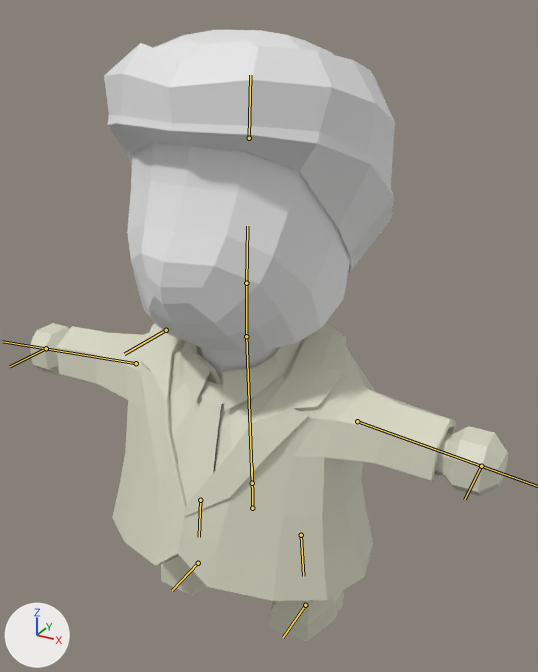
The FBX model Assets/Characters/Professor/Professor [All Action].fbx as it was, and as the next commit left it.
One viewpoint serves both versions: a 50 mm lens placed at (0.79, -1.353, 1.415), pointed at (-0.016, 0.113, 0.682). The lights are fixed; the arrows at lower left show +X, +Y and +Z. The bones that bend it are drawn over the model as lines.

Objects in the first picture: 'Head.001', 'body.001'.
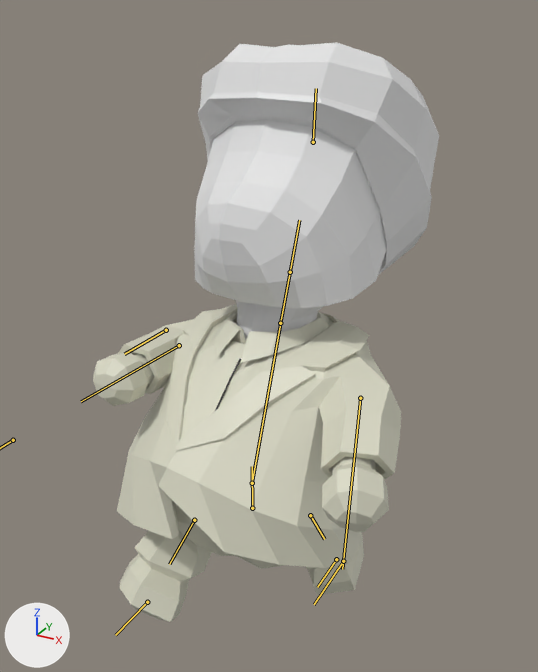
The newer file adds an action. The first version stands in its rest pose; the second is drawn at frame 1 of the action 'riga|runPicking1Action'.

Changed parts and their boxes [x1, y1, x2, y2] in the pictures (538 x 672 px):
'body.001', posed (35% narrower)
    before: [30, 322, 508, 641]
    after: [93, 304, 401, 622]
'Head.001', posed (16% narrower, 15% shorter)
    before: [104, 30, 395, 380]
    after: [194, 43, 439, 341]
bone 'Foot L', root to tip
    before: (301, 535) to (303, 576)
    after: (310, 515) to (324, 539)
bone 'Main.001', root to tip
    before: (252, 483) to (246, 334)
    after: (252, 483) to (281, 320)
bone 'Arm R', root to tip
    before: (136, 363) to (2, 341)
    after: (179, 345) to (81, 401)
bone 'neck', root to tip
    before: (246, 336) to (246, 283)
    after: (280, 323) to (290, 272)
bone 'head', root to tip
    before: (246, 283) to (247, 226)
    after: (290, 272) to (299, 220)
bone 'Foot R', root to tip
    before: (200, 500) to (199, 537)
    after: (194, 520) to (169, 564)

Diff of the bpy script that builds the scene:
```diff
--- a/Assets/Characters/Professor/Professor [All Action].fbx.py
+++ b/Assets/Characters/Professor/Professor [All Action].fbx.py
@@ bone_main @@
 bone_main = bpy.data.objects['riga'].pose.bones['Main']
-bone_main.rotation_quaternion = (1.0, 0.0, 0.0, 0.0)  # degrees (0, 0, 0)
+bone_main.rotation_quaternion = (0.96, 0.0, 0.279, 0.0)  # degrees (0, 32, 0)
@@ bone_foot_l @@
 bone_foot_l = bpy.data.objects['riga'].pose.bones['Foot L']  # child of 'Main'
-bone_foot_l.rotation_quaternion = (1.0, 0.0, 0.0, 0.0)  # degrees (0, 0, 0)
+bone_foot_l.rotation_quaternion = (0.971, -0.178, 0.094, 0.129)  # degrees (-19, 13, 13)
@@ bone_main_001 @@
 bone_main_001 = bpy.data.objects['riga'].pose.bones['Main.001']  # child of 'Main'
-bone_main_001.rotation_quaternion = (1.0, 0.0, 0.0, 0.0)  # degrees (0, 0, 0)
+bone_main_001.rotation_quaternion = (0.901, -0.201, -0.383, -0.022)  # degrees (-29, -44, 9)
@@ bone_arm_l @@
 bone_arm_l = bpy.data.objects['riga'].pose.bones['Arm L']  # child of 'Main.001'
-bone_arm_l.rotation_quaternion = (1.0, 0.0, 0.0, 0.0)  # degrees (0, 0, 0)
+bone_arm_l.rotation_quaternion = (0.877, 0.354, 0.0, -0.324)  # degrees (40, 13, -36)
@@ bone_arm_r @@
 bone_arm_r = bpy.data.objects['riga'].pose.bones['Arm R']  # child of 'Main.001'
-bone_arm_r.rotation_quaternion = (1.0, 0.0, 0.0, 0.0)  # degrees (0, 0, 0)
+bone_arm_r.rotation_quaternion = (0.64, 0.751, 0.0, 0.161)  # degrees (98, -14, 12)
@@ bone_neck @@
 bone_neck = bpy.data.objects['riga'].pose.bones['neck']  # child of 'Main.001'
-bone_neck.rotation_quaternion = (1.0, 0.0, 0.0, 0.0)  # degrees (0, 0, 0)
+bone_neck.rotation_quaternion = (1.0, 0.03, 0.0, 0.0)  # degrees (3, 0, 0)
@@ bone_head @@
 bone_head = bpy.data.objects['riga'].pose.bones['head']  # child of 'neck'
-bone_head.rotation_quaternion = (1.0, 0.0, 0.0, 0.0)  # degrees (0, 0, 0)
+bone_head.rotation_quaternion = (0.997, 0.022, 0.076, 0.001)  # degrees (3, 9, 0)
@@ bone_foot_r @@
 bone_foot_r = bpy.data.objects['riga'].pose.bones['Foot R']  # child of 'Main'
-bone_foot_r.rotation_quaternion = (1.0, 0.0, 0.0, 0.0)  # degrees (0, 0, 0)
+bone_foot_r.rotation_quaternion = (0.943, 0.225, 0.0, -0.245)  # degrees (25, 6, -28)
```
